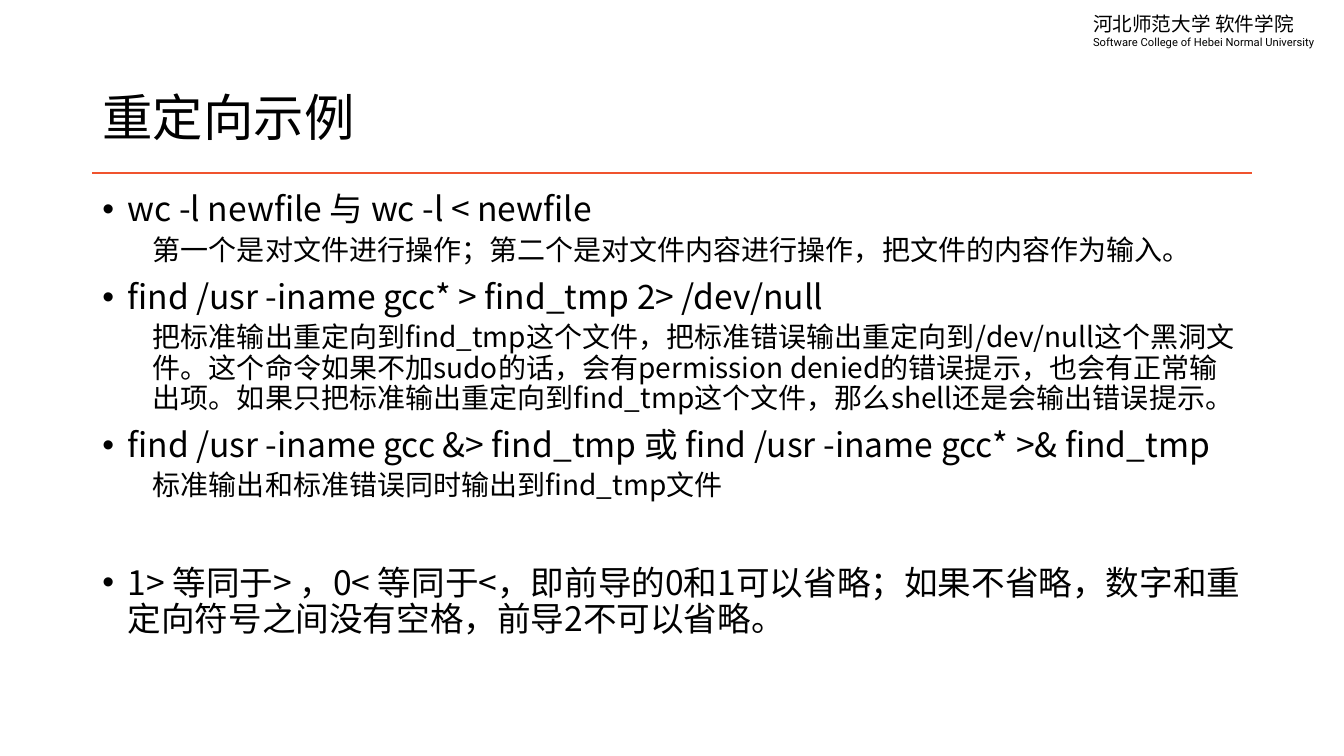
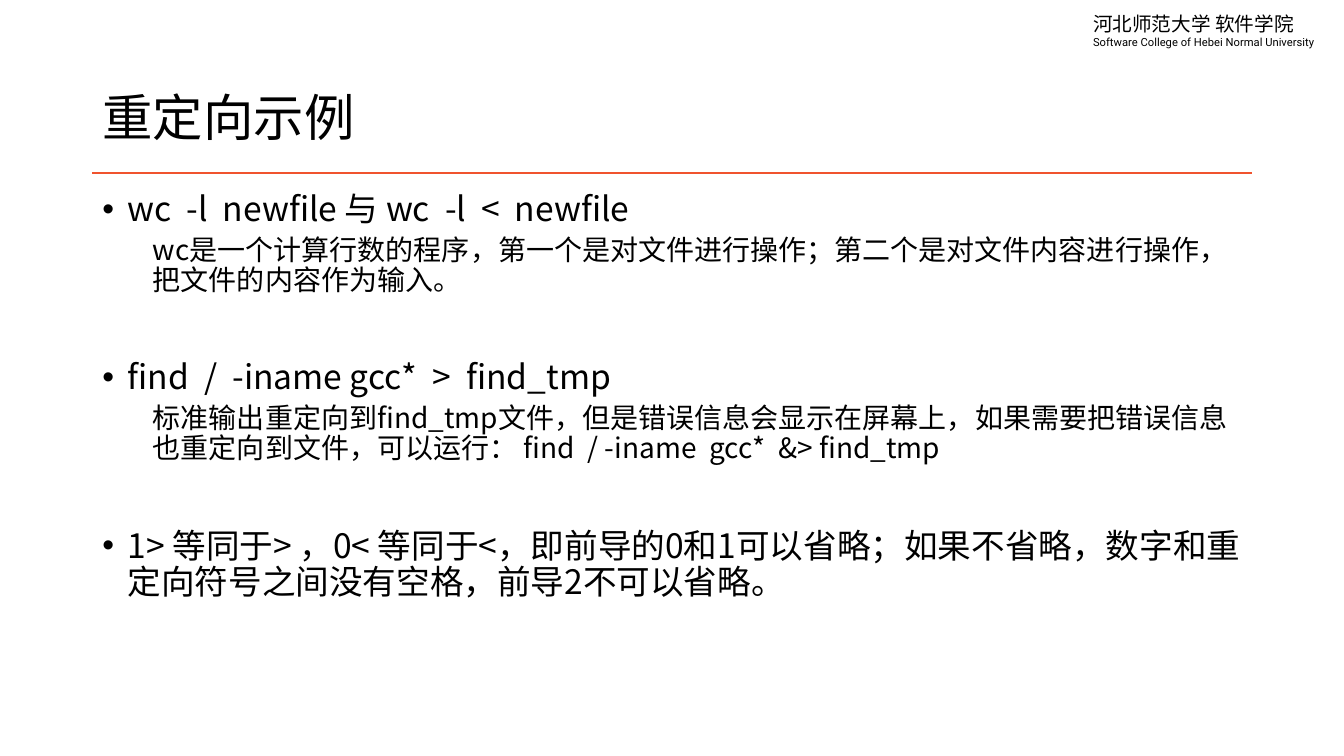
Before and after one commit to edu2act/course-linux-system, a slide deck: slide 8 of materials/slides/ch04-io-redrection-and-pipe.pptx (slide 6 before the commit). Drawn at 1344x756 pixels with LibreOffice and Linux fonts; fonts in the diff are those of the drawing. Boxes give left, top, right and bottom in pixels: in the first picture for what was removed or moved away, otherwise in the second. Text is boxed around its words. In the diff, an @@ line names an element or a change of style, - is before the commit and + after.

```diff
--- a/materials/slides/ch04-io-redrection-and-pipe.pptx
+++ b/materials/slides/ch04-io-redrection-and-pipe.pptx
@@ text at [128,236,1228,465]: text changed @@
-  第一个是对文件进行操作；第二个是对文件内容进行操作，把文件的内容作为输入。
-• find /usr -iname gcc* > find_tmp 2> /dev/null
-  把标准输出重定向到find_tmp这个文件，把标准错误输出重定向到/dev/null这个黑洞文件。这个命令如果不加sudo的话，会有permission denied的错误提示，也会有正常输出项。如果只把标准输出重定向到find_tmp这个文件，那么shell还是会输出错误提示。
-• find /usr -iname gcc &> find_tmp 或 find /usr -iname gcc* >& find_tmp
-  标准输出和标准错误同时输出到find_tmp文件
+  wc是一个计算行数的程序，第一个是对文件进行操作；第二个是对文件内容进行操作，把文件的内容作为输入。
+• find / -iname gcc* > find_tmp
+  标准输出重定向到find_tmp文件，但是错误信息会显示在屏幕上，如果需要把错误信息也重定向到文件，可以运行： find / -iname gcc* &> find_tmp
```
Also in this commit, not shown: 5 other slides changed, 3 slides added, 4 other files.
